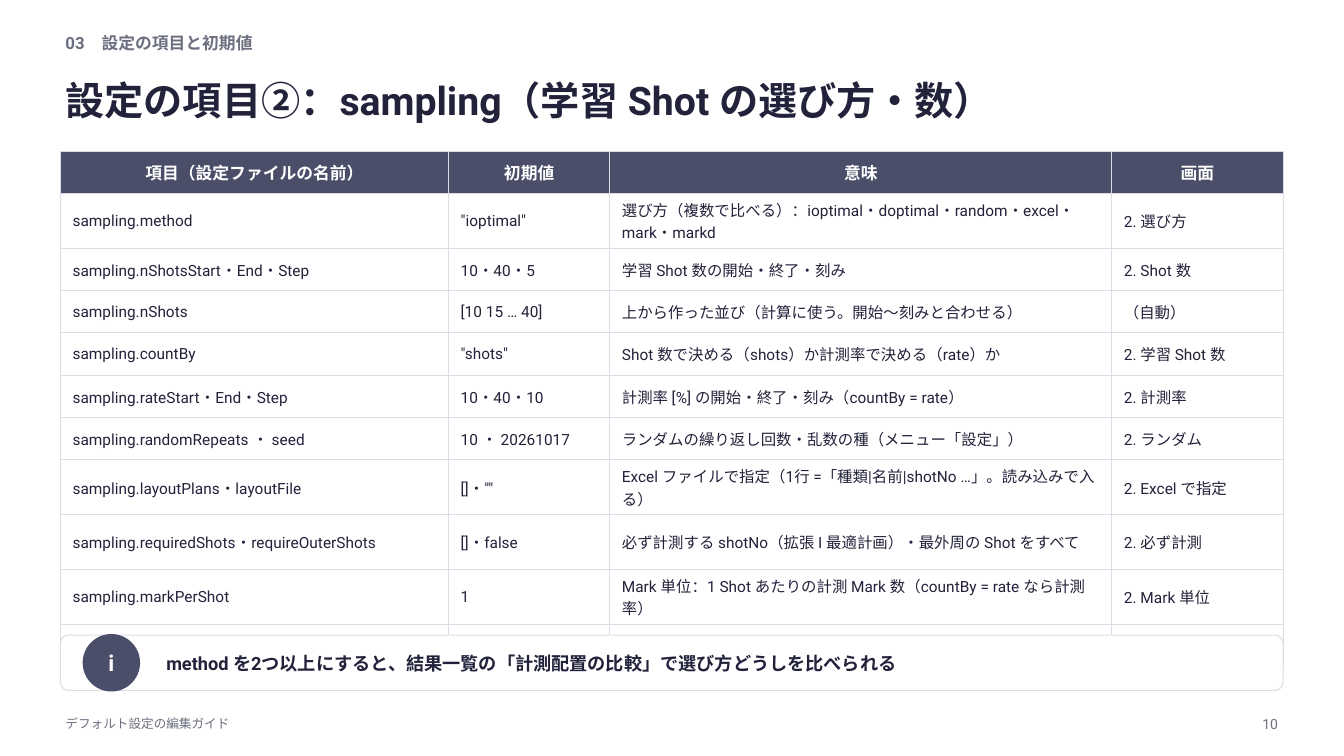
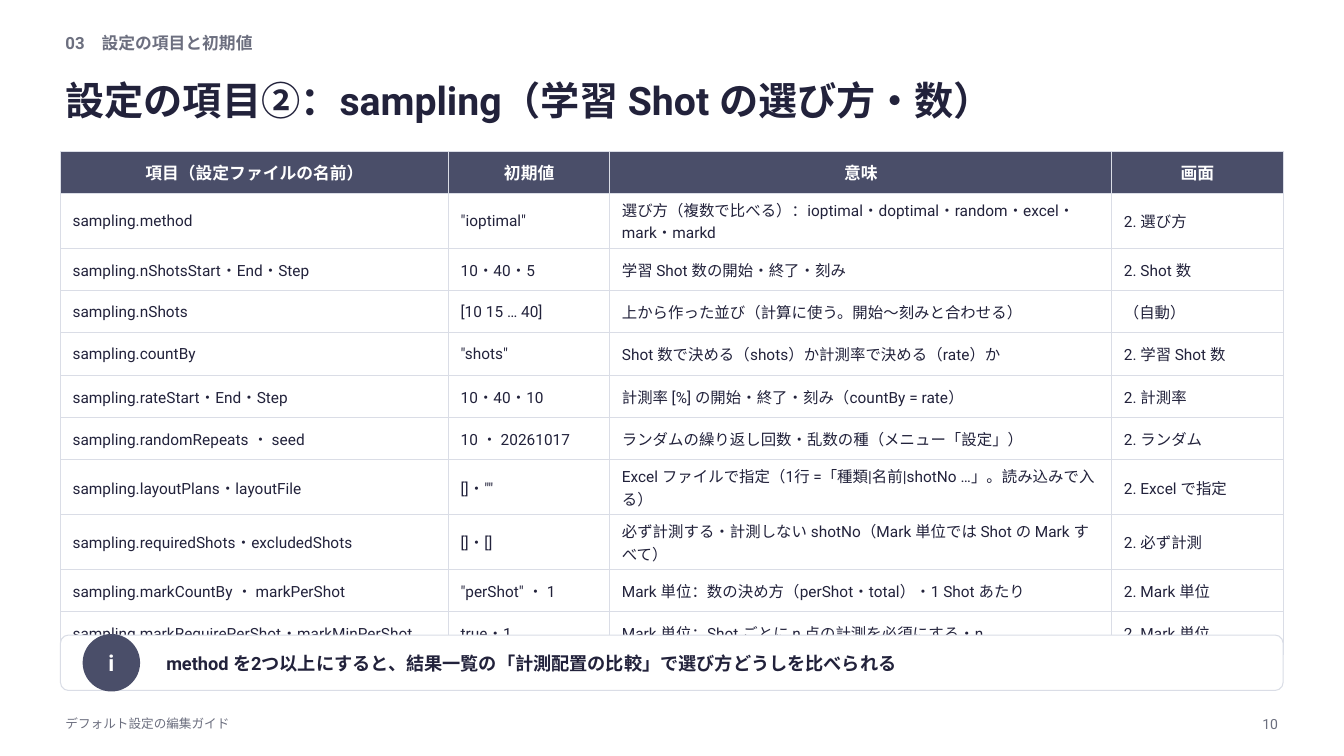
Before and after one commit to rsakamoto-0824/alignment-estimation-benchmark, a slide deck: slide 10 of matlab_app/docs/defaults_guide/デフォルト設定の編集ガイド.pptx. Drawn at 1344x756 pixels with LibreOffice and Linux fonts; fonts in the diff are those of the drawing. Boxes give left, top, right and bottom in pixels: in the first picture for what was removed or moved away, otherwise in the second. Text is boxed around its words. In the diff, an @@ line names an element or a change of style, - is before the commit and + after.

```diff
--- a/matlab_app/docs/defaults_guide/デフォルト設定の編集ガイド.pptx
+++ b/matlab_app/docs/defaults_guide/デフォルト設定の編集ガイド.pptx
@@ table at [60, 151, 1284, 648] @@
-row 9: sampling.requiredShots・requireOuterShots | []・false | 必ず計測する shotNo（拡張 I 最適計画）・最外周の Shot をすべて | 2. 必ず計測
+row 9: sampling.requiredShots・excludedShots | []・[] | 必ず計測する・計測しない shotNo（Mark 単位では Shot の Mark すべて） | 2. 必ず計測
-row 10: sampling.markPerShot | 1 | Mark 単位：1 Shot あたりの計測 Mark 数（countBy = rate なら計測率） | 2. Mark 単位
+row 10: sampling.markCountBy ・ markPerShot | "perShot" ・ 1 | Mark 単位：数の決め方（perShot・total）・1 Shot あたり | 2. Mark 単位
```
Also in this commit, not shown: 6 other slides changed, 55 other files.
